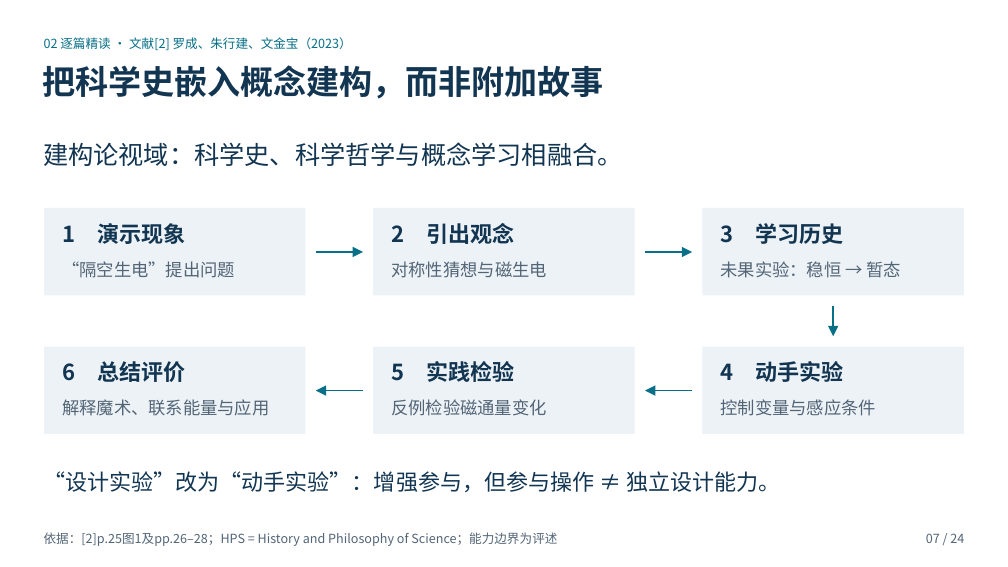
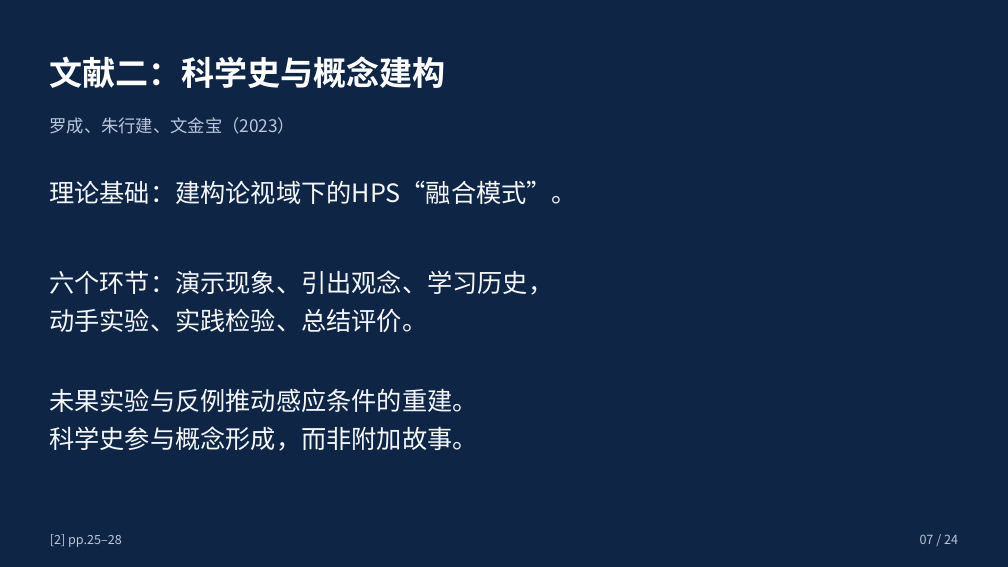
Before and after one commit to c1742/ppt-master, a slide deck: slide 7 of outputs/基础物理专题研究_四篇文献精读汇报.pptx. Drawn at 1008x567 pixels with LibreOffice and Linux fonts; fonts in the diff are those of the drawing. Boxes give left, top, right and bottom in pixels: in the first picture for what was removed or moved away, otherwise in the second. Text is boxed around its words. In the diff, an @@ line names an element or a change of style, - is before the commit and + after.

Commit message:
按反馈改为深蓝简洁文字版并加入原文截图

```diff
--- a/outputs/基础物理专题研究_四篇文献精读汇报.pptx
+++ b/outputs/基础物理专题研究_四篇文献精读汇报.pptx
@@ background #FFFFFF to #0E2546 @@
@@ text at (49,56,445,88): text changed; size 12 to 31.5 pt; text colour #076F87 to #FFFFFF; bold on @@
-02 逐篇精读 · 文献[2] 罗成、朱行建、文金宝（2023）
+文献二：科学史与概念建构
@@ text removed at (43,65,604,99) @@
-把科学史嵌入概念建构，而非附加故事
@@ text added at (50,117,296,134), 16.5 pt, text #BAC7DB @@
+罗成、朱行建、文金宝（2023）
@@ text at (49,180,577,204): text changed; text colour #123552 to #F5F7FB @@
-建构论视域：科学史、科学哲学与概念学习相融合。
+理论基础：建构论视域下的HPS“融合模式”。
@@ text added at (49,270,553,332), 24 pt, text #F5F7FB @@
+六个环节：演示现象、引出观念、学习历史，
+动手实验、实践检验、总结评价。
@@ text added at (49,388,477,451), 24 pt, text #F5F7FB @@
+未果实验与反例推动感应条件的重建。
+科学史参与概念形成，而非附加故事。
@@ group removed at (44,208,964,434): 12 texts, 6 rectangles, 5 arrows @@
-1 演示现象
-2 引出观念
-3 学习历史
-4 动手实验
-5 实践检验
-6 总结评价
-“隔空生电”提出问题
-对称性猜想与磁生电
-未果实验：稳恒 → 暂态
-控制变量与感应条件
-反例检验磁通量变化
-解释魔术、联系能量与应用
@@ text removed at (43,471,780,492) @@
-“设计实验”改为“动手实验”：增强参与，但参与操作 ≠ 独立设计能力。
@@ text removed at (44,532,557,546) @@
-依据：[2]p.25图1及pp.26–28；HPS = History and Philosophy of Science；能力边界为评述
@@ text added at (50,534,122,547), 12 pt, text #BAC7DB @@
+[2] pp.25–28
@@ text "07 / 24" at (920,534,958,544): text colour #526577 to #BAC7DB @@
```
Also in this commit, not shown: 18 other slides changed, 5 slides added, 5 slides removed, 2 other files.
